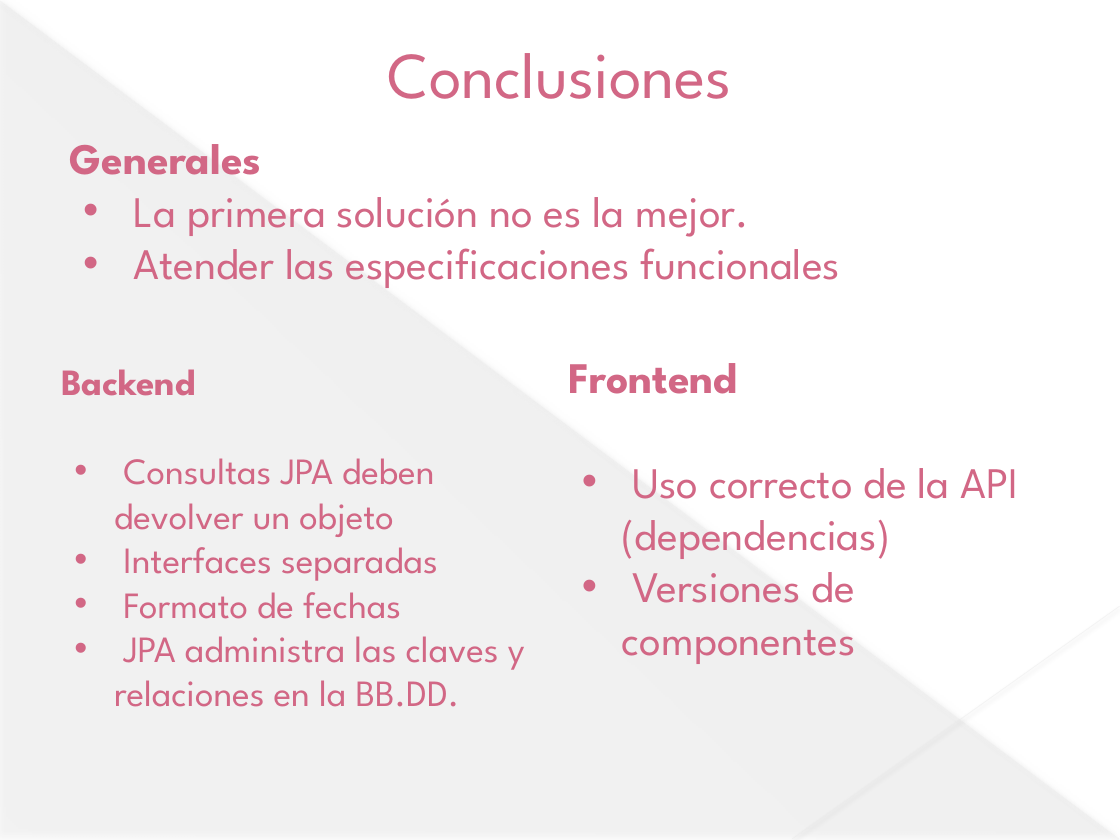
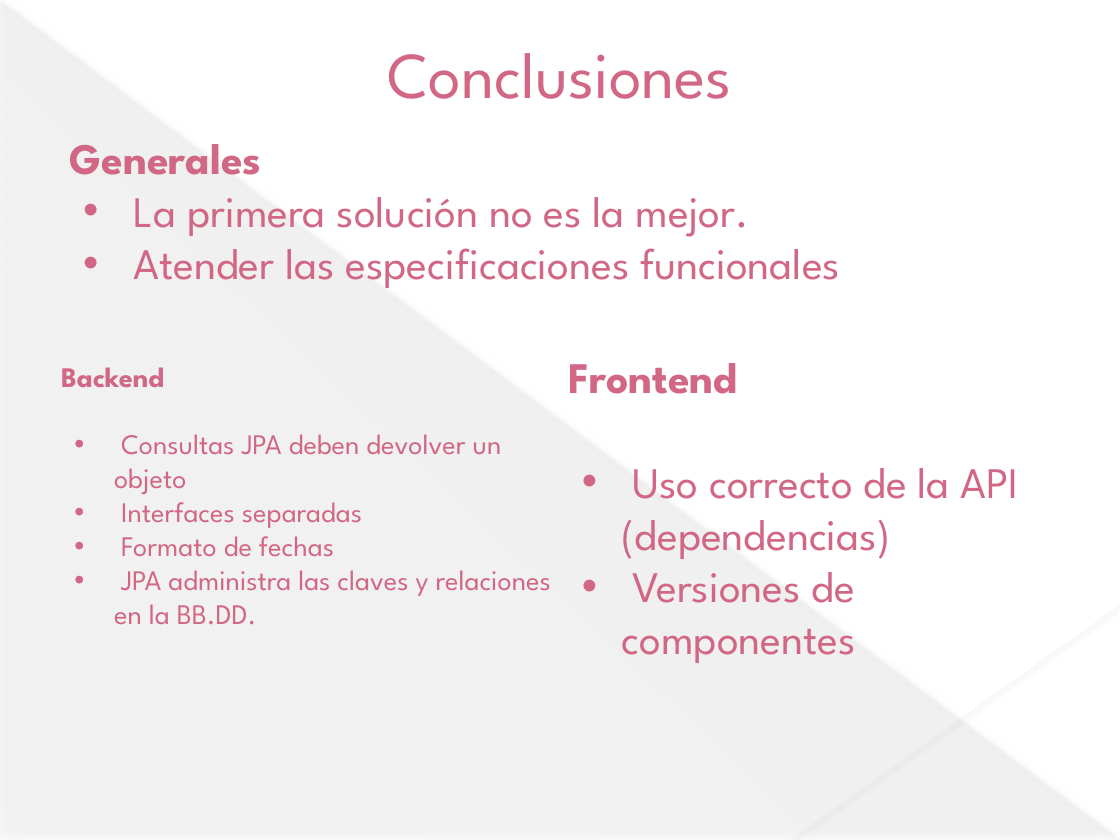
Before and after one commit to jesusdavidguti/ProyectoFinDeCurso, a slide deck: slide 11 of Presentación/Proyecto fin de curso.pptx. Drawn at 1120x840 pixels with LibreOffice and Linux fonts; fonts in the diff are those of the drawing. Boxes give left, top, right and bottom in pixels: in the first picture for what was removed or moved away, otherwise in the second. Text is boxed around its words. In the diff, an @@ line names an element or a change of style, - is before the commit and + after.

```diff
--- a/Presentación/Proyecto fin de curso.pptx
+++ b/Presentación/Proyecto fin de curso.pptx
@@ text "Backend" at (x1=61, y1=367, x2=551, y2=625): size 23.8 to 18.2 pt; indent changed @@
```
Also in this commit, not shown: 2 other slides changed.
